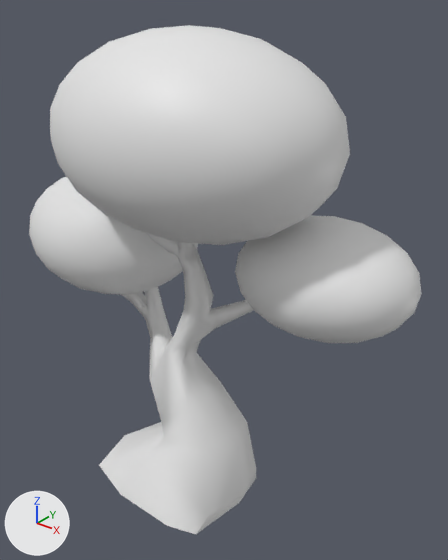
Two versions of the glTF model public/models/Tree.glb, one commit apart.
Camera for both pictures: a 50 mm lens placed at (8.15, -8.62, 10.89), pointed at (0.59, 0.84, 5.03). Every picture has the same lights, and +X, +Y and +Z are marked at lower left. The older version comes first.

The older version as bpy lines, for what is in view:
```python
me_cube_007 = bpy.data.meshes.new('Cube.007')
me_cube_007.from_pydata(...)  # 817 vertices, 1635 faces; spans x -4.47..1.79, y -1.42..1.3, z -0.13..8.68
me_icosphere_006 = bpy.data.meshes.new('Icosphere.006')
me_icosphere_006.from_pydata(...)  # an icosphere of 320 faces spanning x -1.86..1.86, y -1.55..1.55, z -1.12..1.12; an icosphere of 320 faces spanning x -7.77..-3.37, y -2.29..1.46, z -1.69..1.23; an icosphere of 320 faces spanning x -5.61..0.59, y -3.26..1.32, z 0.61..4.49
ob_leaves3_001 = bpy.data.objects.new('Leaves3.001', me_icosphere_006)
ob_leaves3_001.location = (2.86, 1.13, 5.68)
ob_tree1_001 = bpy.data.objects.new('Tree1.001', me_cube_007)
ob_tree1_001.location = (0.81, -0.09, 0.0)
```
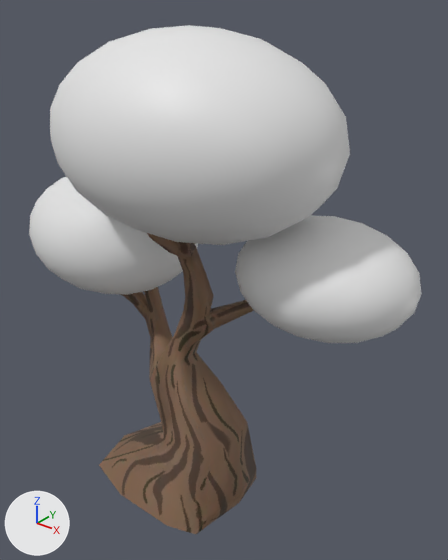
Where the newer file only moved an object's origin or applied its transform, the numbers keep the older frame.

The edits, one by one:
Picture 'TreeBaseColor' (img_treebasecolor) is new.
Material 'Tree' (mat_tree) is new.
Its texture is img_treebasecolor.
Its roughness is 0.7.
me_cube_007 has 817 vertices, 1635 faces and spans x -4.47..1.79, y -1.42..1.3, z -0.13..8.68.
me_cube_007 gains material mat_tree (picture img_treebasecolor).

Boxes [x1, y1, x2, y2] around the edits, measured in the pictures (448 x 560 px):
'Tree1.001', recoloured (white to brown)
    both: [99, 233, 256, 534]
